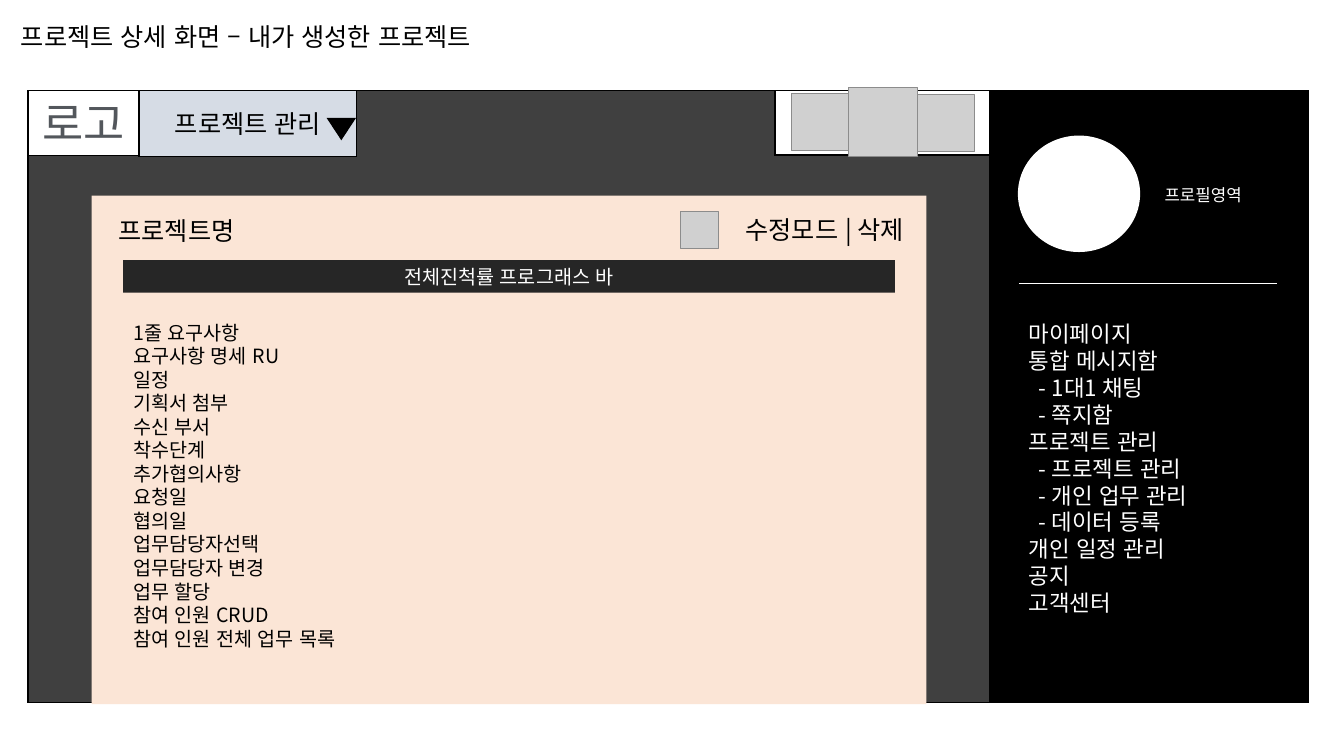
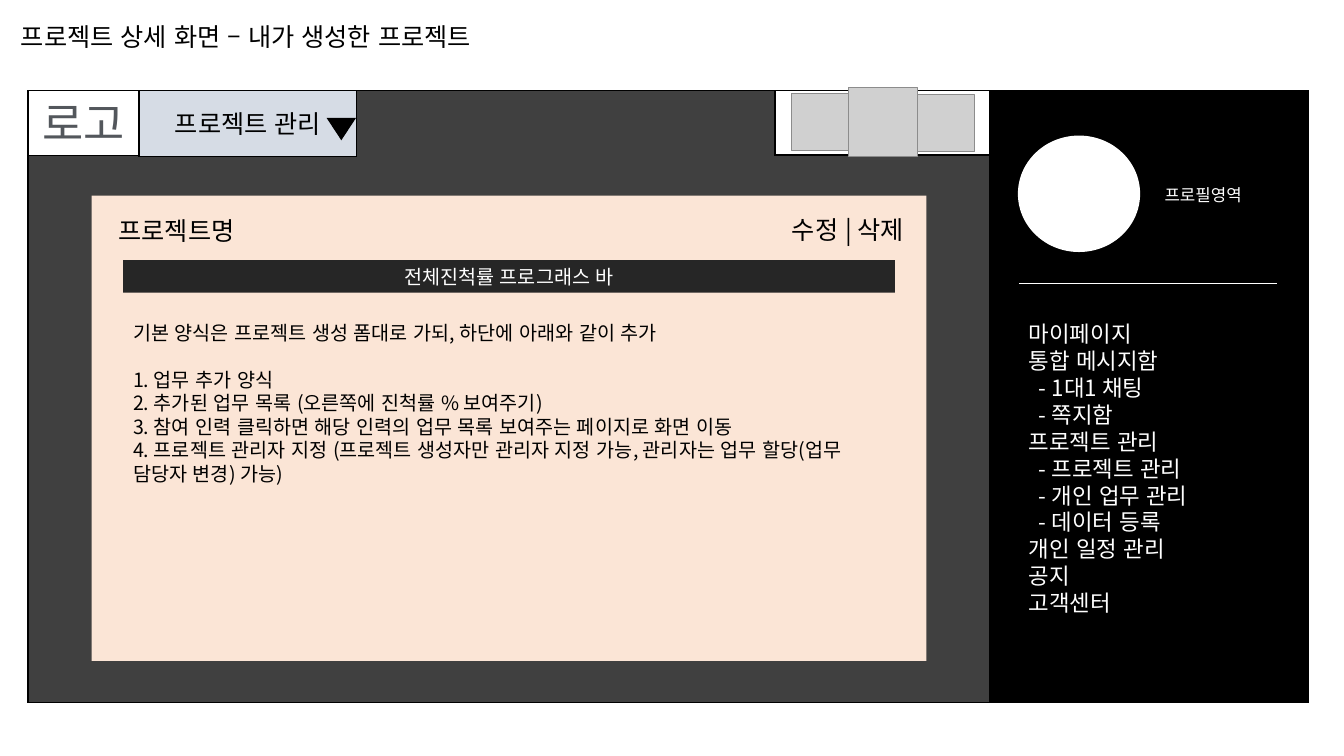
Before and after one commit to sgyoung96/Project_Management, a slide deck: slide 13 of docs/화면 설계.pptx (slide 12 before the commit). Drawn at 1344x756 pixels with LibreOffice and Linux fonts; fonts in the diff are those of the drawing; grey boxes stand for pictures. Boxes give left, top, right and bottom in pixels: in the first picture for what was removed or moved away, otherwise in the second. Text is boxed around its words. In the diff, an @@ line names an element or a change of style, - is before the commit and + after.

```diff
--- a/docs/화면 설계.pptx
+++ b/docs/화면 설계.pptx
@@ rectangle: place and size @@
-rectangle at box(92, 196, 927, 704)
+rectangle at box(92, 196, 927, 661)
@@ picture removed at box(682, 212, 719, 249) @@
@@ text at box(792, 218, 904, 241): text changed @@
-수정모드 | 삭제
+수정 | 삭제
@@ text at box(133, 323, 841, 485): text changed @@
-1줄 요구사항
-요구사항 명세 RU
-일정
-기획서 첨부
-수신 부서
-착수단계
-추가협의사항
-요청일
-협의일
-업무담당자선택
-업무담당자 변경
-업무 할당
-참여 인원 CRUD
-참여 인원 전체 업무 목록
+기본 양식은 프로젝트 생성 폼대로 가되, 하단에 아래와 같이 추가
+1. 업무 추가 양식
+2. 추가된 업무 목록 (오른쪽에 진척률 % 보여주기)
+3. 참여 인력 클릭하면 해당 인력의 업무 목록 보여주는 페이지로 화면 이동
+4. 프로젝트 관리자 지정 (프로젝트 생성자만 관리자 지정 가능, 관리자는 업무 할당(업무 담당자 변경) 가능)
```
Also in this commit, not shown: 10 other slides changed, 1 other file.
